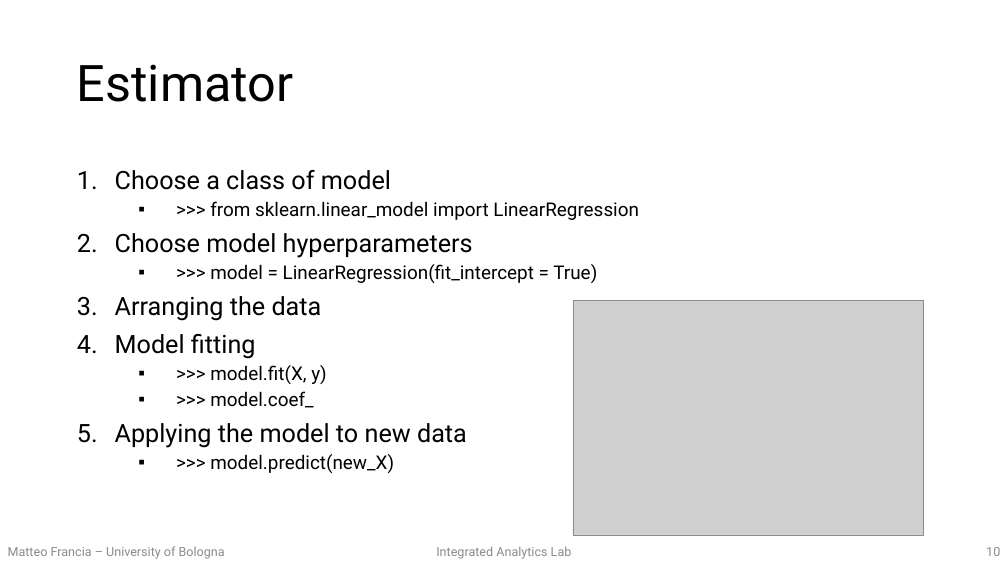
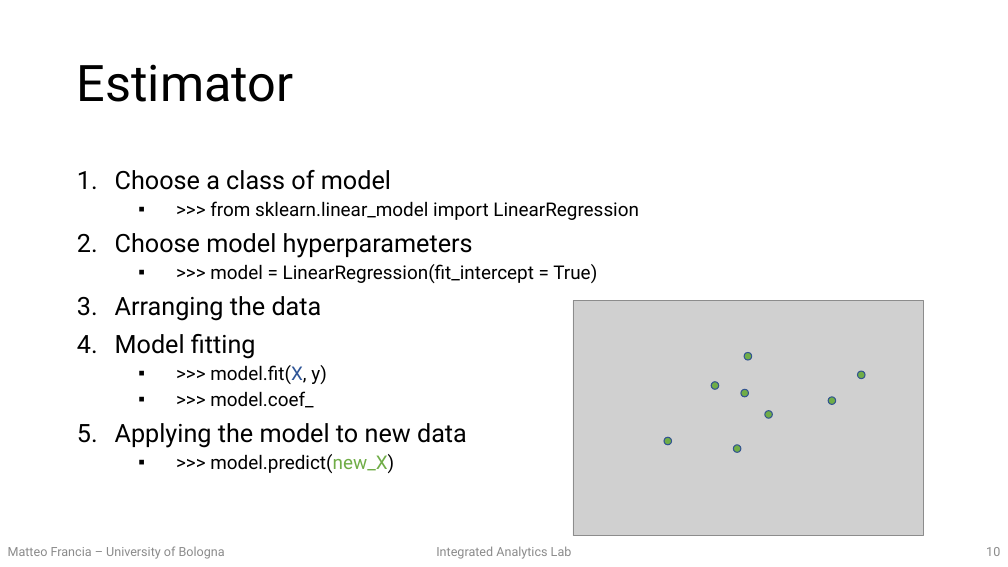
Before and after one commit to w4bo/teaching-handsondatapipelines, a slide deck: slide 10 of 02-MachineLearning/02-slides.pptx. Drawn at 1008x567 pixels with LibreOffice and Linux fonts; fonts in the diff are those of the drawing; grey boxes stand for pictures. Boxes give left, top, right and bottom in pixels: in the first picture for what was removed or moved away, otherwise in the second. Text is boxed around its words. In the diff, an @@ line names an element or a change of style, - is before the commit and + after.

```diff
--- a/02-MachineLearning/02-slides.pptx
+++ b/02-MachineLearning/02-slides.pptx
@@ ellipse added at bbox=[744, 352, 752, 360], fill #70AD47, outline #325491 1 pt @@
@@ text at bbox=[210, 365, 394, 473]: text colour #000000 to #2F5597 in "model.fit(X,"; text colour #000000 to #70AD47 in "model.predict(new_X)" @@
@@ ellipse added at bbox=[712, 382, 719, 389], fill #70AD47, outline #325491 1 pt @@
@@ ellipse added at bbox=[741, 389, 749, 397], fill #70AD47, outline #325491 1 pt @@
@@ ellipse added at bbox=[858, 371, 865, 379], fill #70AD47, outline #325491 1 pt @@
@@ ellipse added at bbox=[765, 411, 773, 418], fill #70AD47, outline #325491 1 pt @@
@@ ellipse added at bbox=[828, 397, 836, 405], fill #70AD47, outline #325491 1 pt @@
@@ ellipse added at bbox=[664, 437, 671, 445], fill #70AD47, outline #325491 1 pt @@
@@ ellipse added at bbox=[734, 445, 741, 452], fill #70AD47, outline #325491 1 pt @@
```
Also in this commit, not shown: 6 other slides changed, 1 slide added, 1 other file.
